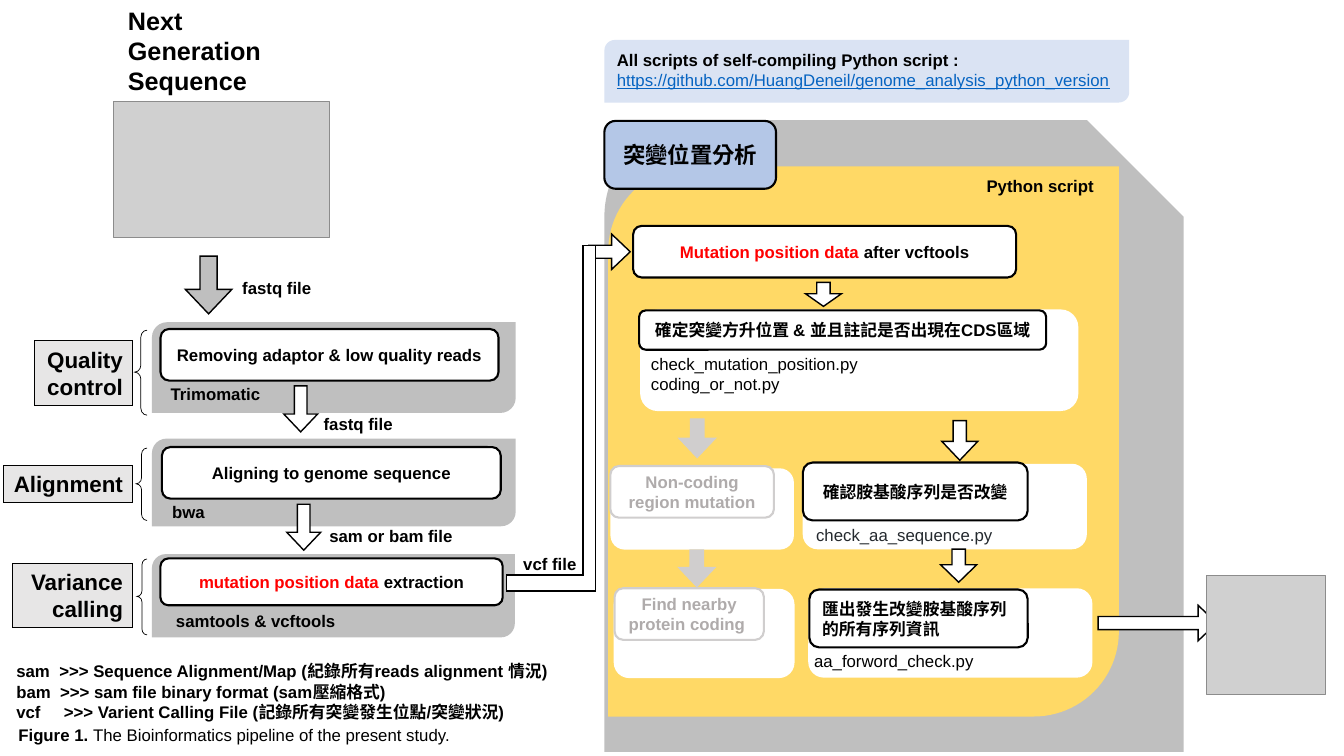
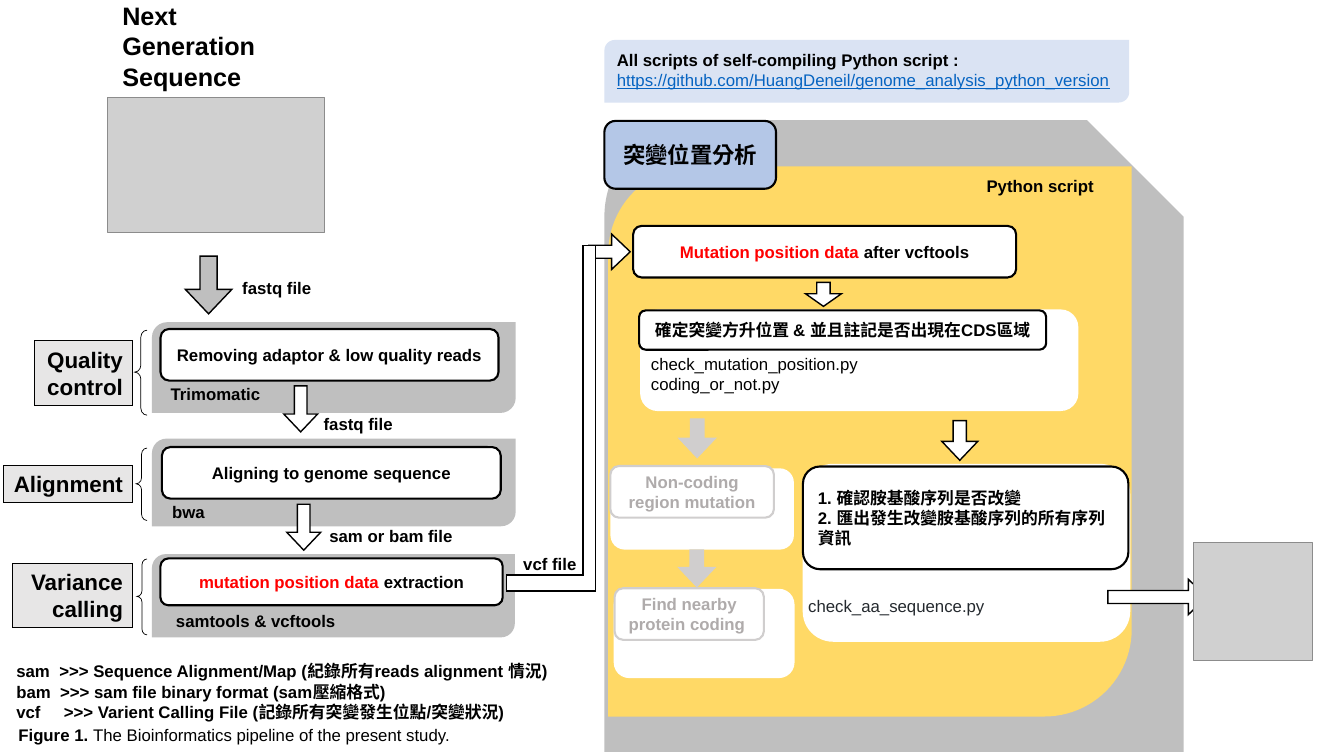
Before and after one commit to HuangDeneil/genome_analysis_python_version, a slide deck: slide 2 of pipeline/pipeline_final.pptx. Drawn at 1344x756 pixels with LibreOffice and Linux fonts; fonts in the diff are those of the drawing; grey boxes stand for pictures. Boxes give left, top, right and bottom in pixels: in the first picture for what was removed or moved away, otherwise in the second. Text is boxed around its words. In the diff, an @@ line names an element or a change of style, - is before the commit and + after.

```diff
--- a/pipeline/pipeline_final.pptx
+++ b/pipeline/pipeline_final.pptx
@@ text "Next Generation Sequence": place and size @@
-text "Next Generation Sequence" at <box>128,12,261,96</box>
+text "Next Generation Sequence" at <box>122,7,255,91</box>
@@ picture: place and size @@
-picture at <box>114,102,331,238</box>
+picture at <box>108,97,325,233</box>
@@ round diag rect: place and size @@
-round diag rect at <box>608,166,1119,717</box>
+round diag rect at <box>608,166,1131,717</box>
@@ rounded rectangle: place and size @@
-rounded rectangle at <box>804,465,1086,548</box>
+rounded rectangle at <box>804,465,1129,640</box>
@@ rounded rectangle "1. 確認胺基酸序列是否改變": place and size @@
-rounded rectangle "1. 確認胺基酸序列是否改變" at <box>804,463,1028,520</box>
+rounded rectangle "1. 確認胺基酸序列是否改變" at <box>804,467,1129,570</box>
@@ text in rounded rectangle at <box>818,487,1106,546</box>: text changed @@
-確認胺基酸序列是否改變
+1. 確認胺基酸序列是否改變
+2. 匯出發生改變胺基酸序列的所有序列資訊
@@ picture: place and size @@
-picture at <box>1207,576,1326,695</box>
+picture at <box>1194,542,1313,661</box>
@@ text "check_aa_sequence.py": place and size @@
-text "check_aa_sequence.py" at <box>816,529,992,545</box>
+text "check_aa_sequence.py" at <box>808,600,984,616</box>
@@ down arrow: place and size @@
-down arrow at <box>1098,605,1217,641</box>
+down arrow at <box>1109,579,1207,615</box>
@@ group removed at <box>810,549,1092,678</box>: 2 rounded rectangles, 1 down arrow, 1 text @@
-匯出發生改變胺基酸序列的所有序列資訊
-aa_forword_check.py
```
Also in this commit, not shown: 1 other slide changed, 3 slides added, 3 slides removed, 4 other files.
